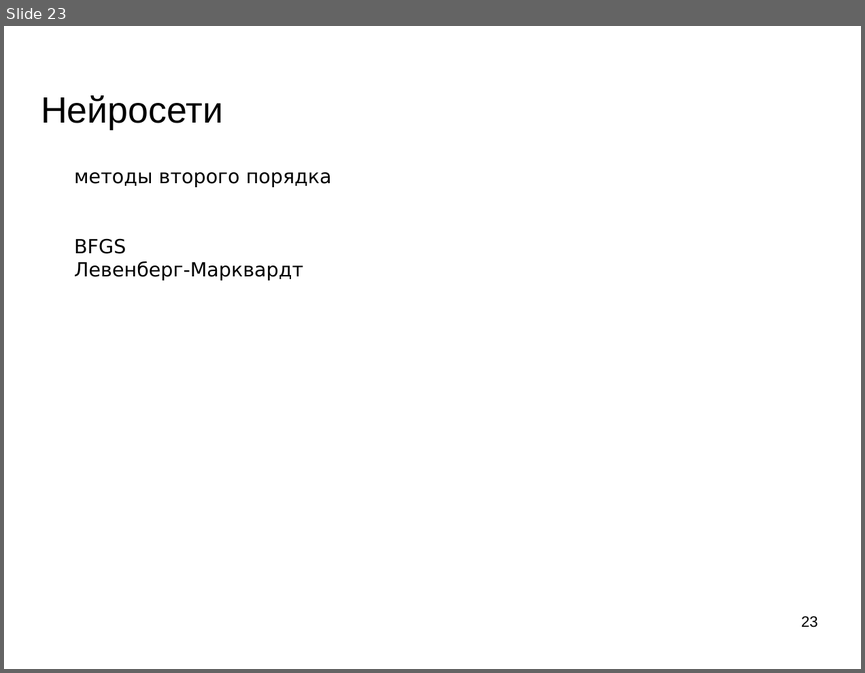
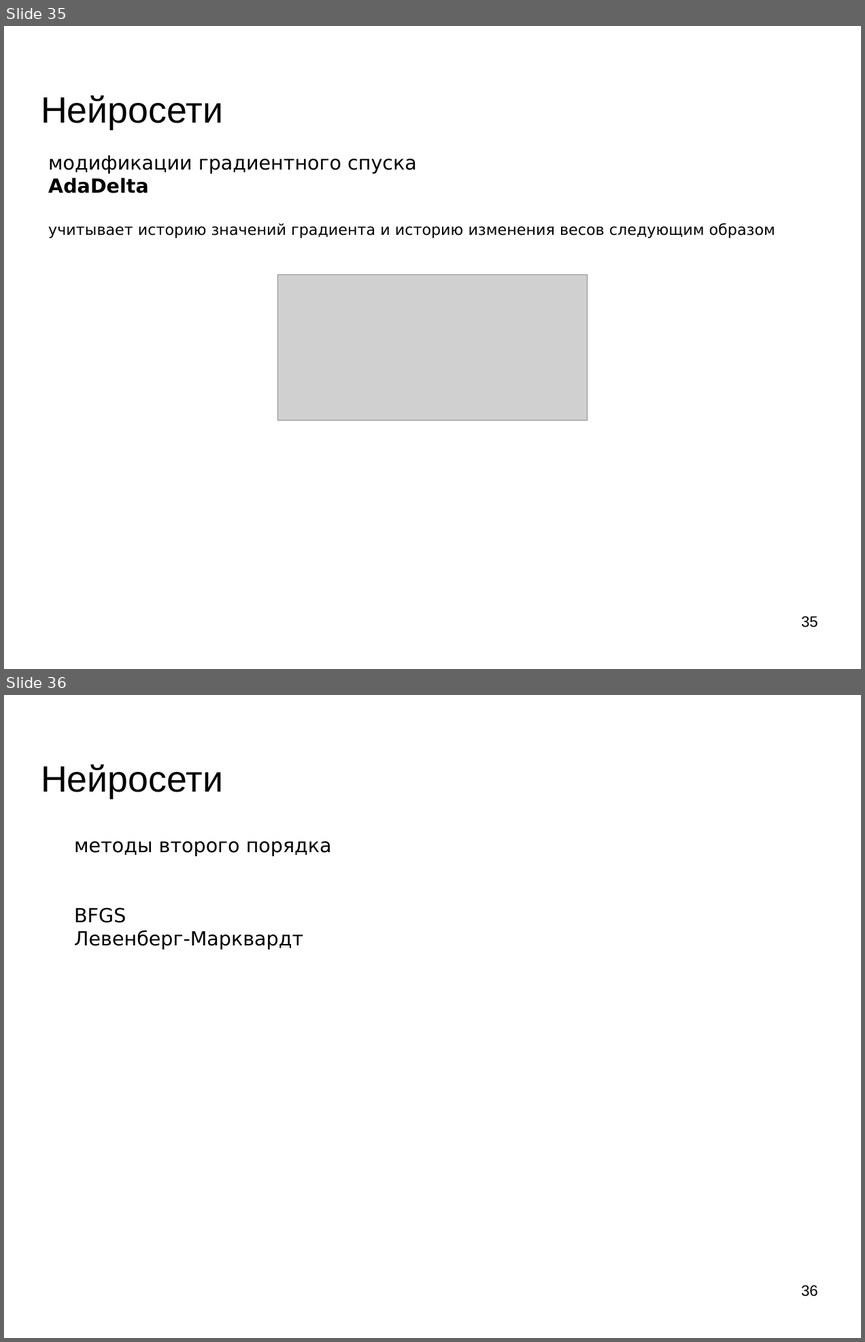
Before and after one commit to mechanoid5/ml_lectorium_legacy, a slide deck: 10-ann.odp. Shown one above the other, each under a label of ours: slide 23 before the commit, slides 35 and 36 after it. The pictures are 865x673 and 865x1342 pixels, drawn with LibreOffice and Linux fonts; fonts in the diff are those of the drawing; grey boxes stand for pictures; background and template pictures are left out. Boxes give left, top, right and bottom in pixels: in the first picture for what was removed or moved away, otherwise in the second. Text is boxed around its words. In the diff, an @@ line names an element or a change of style, - is before the commit and + after.

```diff
--- a/10-ann.odp
+++ b/10-ann.odp
@@ slide 35 added at (x1=4, y1=26, x2=861, y2=669), background picture (left out) @@
@@ title added at (x1=41, y1=95, x2=223, y2=129), 33.9 pt, text #000000 @@
+Нейросети
@@ text added at (x1=48, y1=155, x2=775, y2=238), 14 pt, text #000000 @@
+модификации градиентного спуска
+AdaDelta
+учитывает историю значений градиента и историю изменения весов следующим образом
@@ picture added at (x1=279, y1=275, x2=588, y2=420) @@
@@ page number added at (x1=801, y1=616, x2=818, y2=627), 14 pt, text #000000 @@
+35
@@ what was slide 23 is now slide 36 @@
@@ page number at (x1=801, y1=1285, x2=818, y2=1296): text changed @@
-23
+36
```
Also in this commit, not shown: 5 slides changed, 12 other slides added, 1 slide removed.
